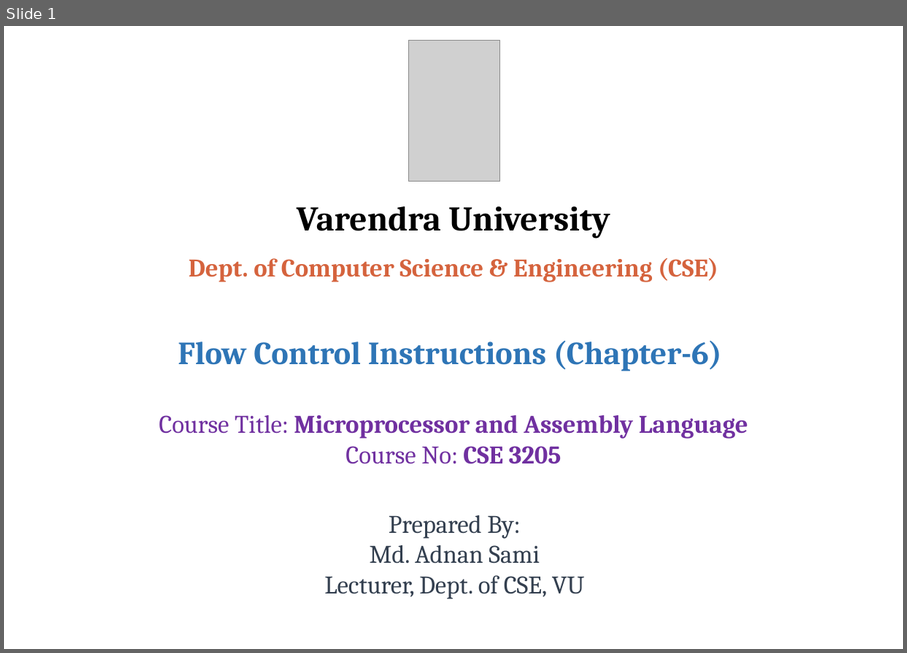
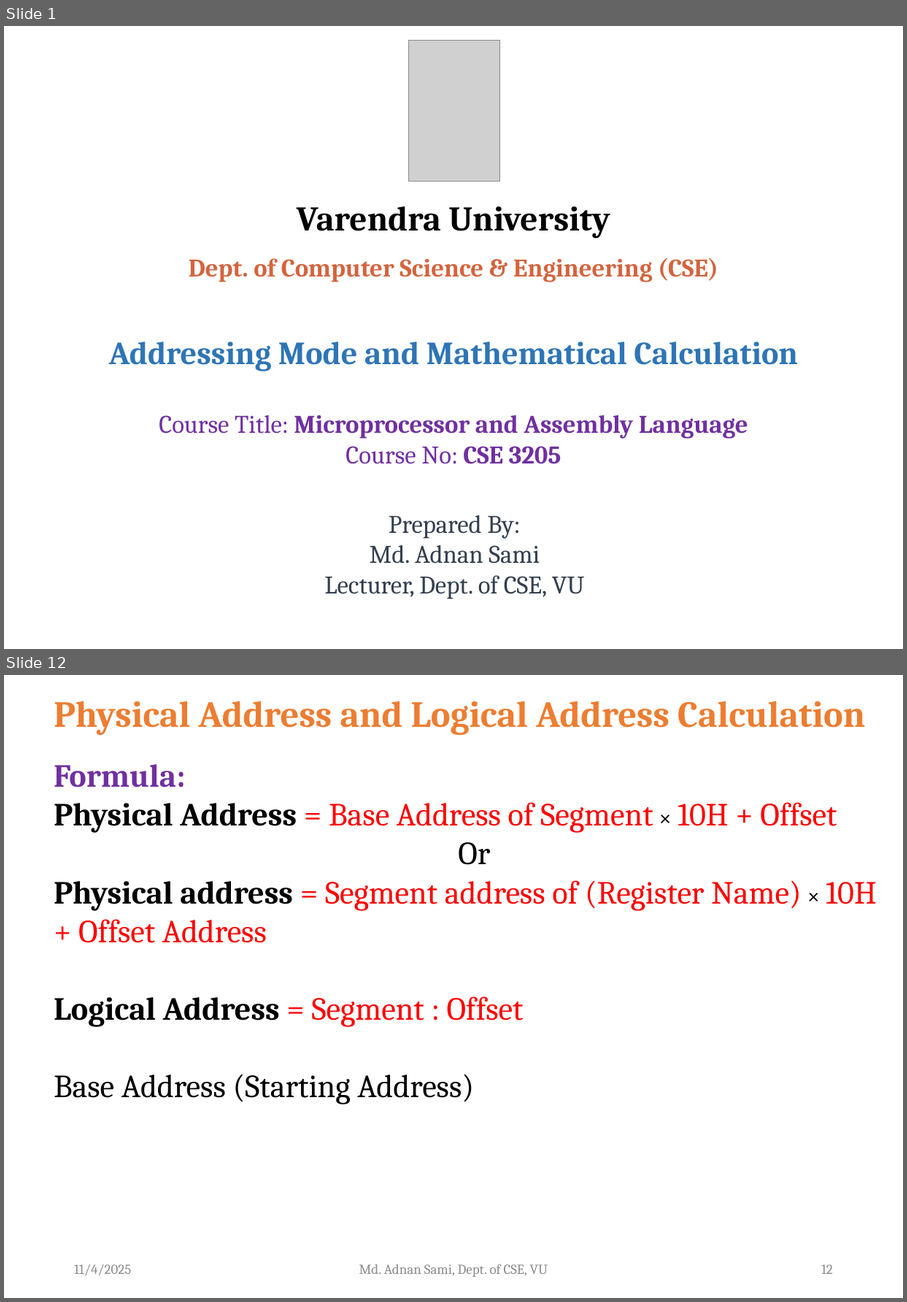
Before and after one commit to atif721/Varendra-University, a slide deck: 06 Sixth Semester/CSE 3205 Microprocessor and Assembly Language/Final/PPTX files/Lecture-8 (Microprocessor and Assembly Language).pptx. Shown one above the other, each under a label of ours: slide 1 before the commit, slides 1 and 12 after it; the slides between them are not shown. The pictures are 907x653 and 907x1302 pixels, drawn with LibreOffice and Linux fonts; fonts in the diff are those of the drawing; grey boxes stand for pictures; background and template pictures are left out. Boxes give left, top, right and bottom in pixels: in the first picture for what was removed or moved away, otherwise in the second. Text is boxed around its words. In the diff, an @@ line names an element or a change of style, - is before the commit and + after.

```diff
--- a/06 Sixth Semester/CSE 3205 Microprocessor and Assembly Language/Final/PPTX files/Lecture-8 (Microprocessor and Assembly Language).pptx
+++ b/06 Sixth Semester/CSE 3205 Microprocessor and Assembly Language/Final/PPTX files/Lecture-8 (Microprocessor and Assembly Language).pptx
@@ slide 12 added at [4, 675, 903, 1298], background #FFFFFF @@
@@ text added at [54, 701, 865, 735], 32 pt, text #ED7D31, bold @@
+Physical Address and Logical Address Calculation
@@ text added at [54, 764, 877, 1104], 28 pt, text #FF0000 @@
+  Formula:
+  Physical Address = Base Address of Segment × 10H + Offset
+  Or
+  Physical address = Segment address of (Register Name) × 10H + Offset Address
+  Logical Address = Segment : Offset
+  Base Address (Starting Address)
@@ text added at [74, 1264, 131, 1275], 12 pt, text #8C8C8C @@
+11/4/2025
@@ text added at [360, 1263, 548, 1277], 12 pt, text #8C8C8C @@
+Md. Adnan Sami, Dept. of CSE, VU
@@ page number added at [822, 1264, 833, 1274], 12 pt, text #8C8C8C @@
+12
@@ slide 1 changed as well @@
@@ text at [109, 341, 798, 371]: text changed @@
-Flow Control Instructions (Chapter-6)
+Addressing Mode and Mathematical Calculation
```
Also in this commit, not shown: 6 other slides changed, 26 other slides added, 21 slides removed.
